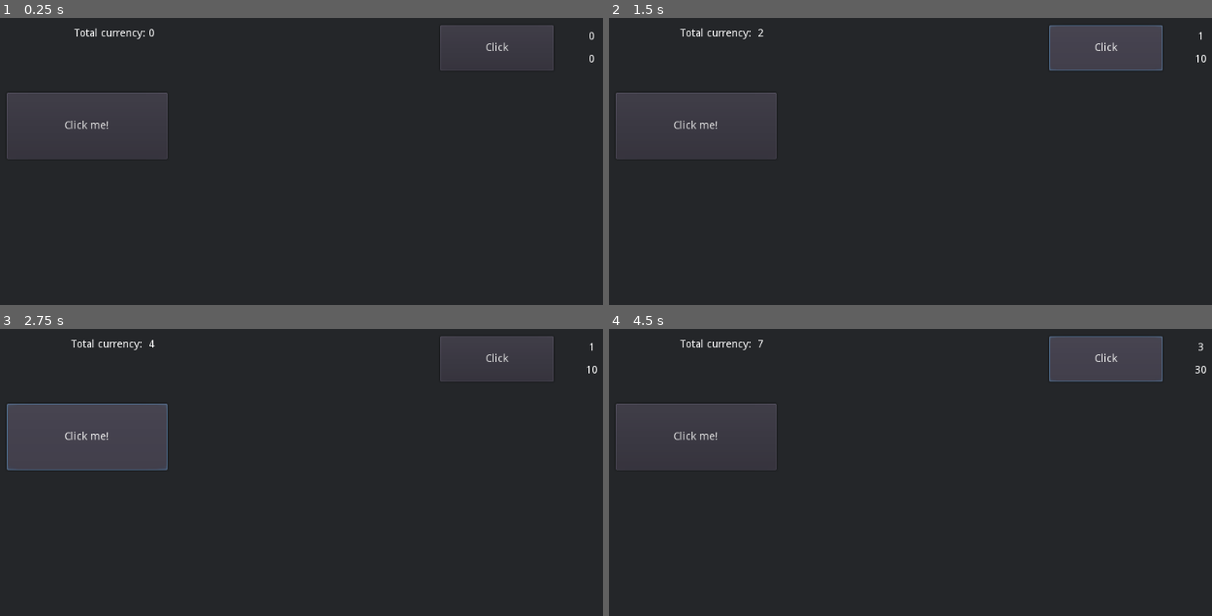
Above: before the commit, frames 1-4 (two rows, left to right).
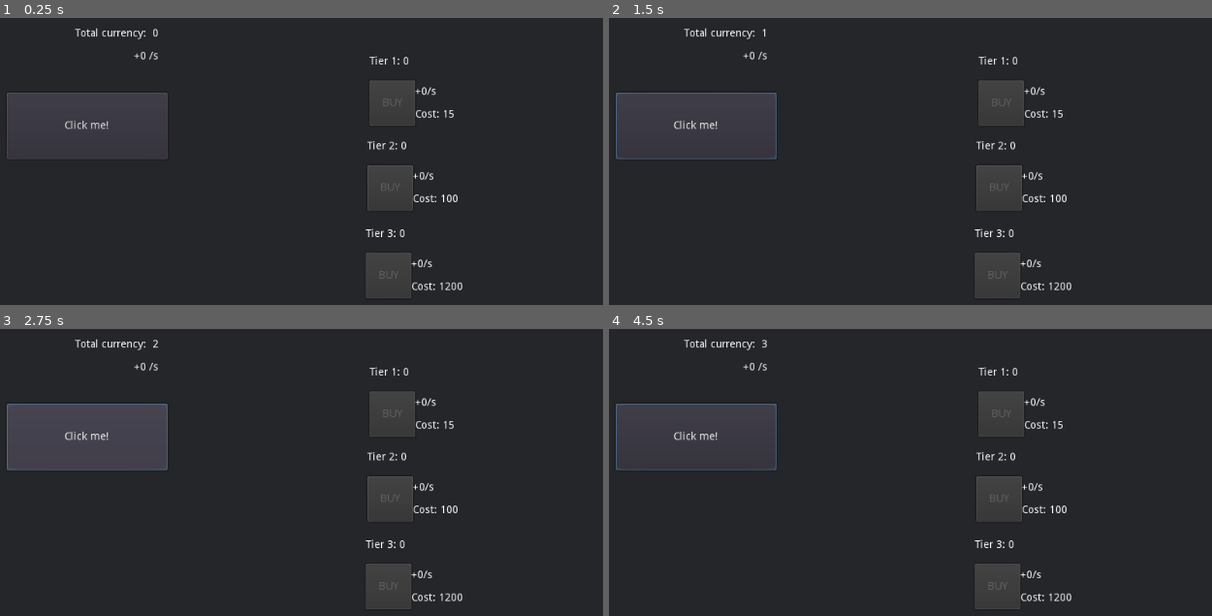
Above: after the commit, the same moments.

Repository: DeXoteric/Clicker_gd
Game: Godot game, scene res://src/MainScene.tscn
Same seed, same stepped clock (60 frames per second), same inputs: the game is played once before the commit and once after it.
Inputs (mouse positions are in pixels of both pictures, inside the frame that each line leads up to):
- Up to frame 1 (0.25 s): no input
- Up to frame 2 (1.5 s): click "Click me!" at 0.5 s; click (1103, 46) at 1.25 s, where only the run before the commit has a clickable "Click"
- Up to frame 3 (2.75 s): click "Click me!" at 2 s
- Up to frame 4 (4.5 s): click (1103, 357) at 2.75 s, where only the run before the commit has a clickable "Click"; click "Click me!" at 3.5 s; click (1103, 357) at 4.25 s, where only the run before the commit has a clickable "Click"

The runs differ from the first frame. In frame 1, 5.1% of the frame differs, in the area x 12-99%, y 2-98%; in frame 2, 6.5%; in frame 3, 5.1%; in frame 4, 6.5%, in the area x 1-100%, y 2-98%.

Commit message:
tier buy buttons v0.2

Diff:
--- a/Clicker/src/AmountLabel.gd
+++ /dev/null
@@ -1,5 +0,0 @@
-extends Label
-
-
-func _on_Tier_amount_changed(amount):
-	text = str(amount)
--- a/Clicker/src/CostLabel.gd
+++ /dev/null
@@ -1,5 +0,0 @@
-extends Label
-
-
-func _on_Tier_cost_changed(cost):
-	text = str(cost)
--- a/Clicker/src/MainScene.gd
+++ b/Clicker/src/MainScene.gd
@@ -1,8 +1,10 @@
 extends Control
 
 var total_currency : float = 0.0
-signal currency_changed(total_currency)
-
+var currency_increase_per_second : float = 0.0
+var tier1_currency_per_second : float = 0.0
+var tier2_currency_per_second : float = 0.0
+var tier3_currency_per_second : float = 0.0
 
 func _ready():
 	pass
@@ -14,9 +16,26 @@
 
 
 func _on_Timer_timeout():
-	total_currency += 1.0
+	total_currency += currency_increase_per_second / 10
 	update_currency()
 
 
 func update_currency():
-	emit_signal("currency_changed", total_currency)
+	currency_increase_per_second = tier1_currency_per_second + tier2_currency_per_second + tier3_currency_per_second
+	$TotalCurrencyDisplay.text = "Total currency: " + " " + str(stepify(total_currency, 0.01))
+	$CurrencyPerSecDisplay.text = "+" + str(currency_increase_per_second) + " /s"
+
+
+func _on_Tier1_current_currency_increase_changed(current_currency_increase):
+	tier1_currency_per_second = current_currency_increase
+	update_currency()
+
+
+func _on_Tier2_current_currency_increase_changed(current_currency_increase):
+	tier2_currency_per_second = current_currency_increase
+	update_currency()
+
+
+func _on_Tier3_current_currency_increase_changed(current_currency_increase):
+	tier3_currency_per_second = current_currency_increase
+	update_currency()
--- a/Clicker/src/MainScene.tscn
+++ b/Clicker/src/MainScene.tscn
@@ -1,7 +1,6 @@
-[gd_scene load_steps=4 format=2]
+[gd_scene load_steps=3 format=2]
 
 [ext_resource path="res://src/MainScene.gd" type="Script" id=1]
-[ext_resource path="res://src/TotalCurrencyDisplay.gd" type="Script" id=2]
 [ext_resource path="res://src/Tier.tscn" type="PackedScene" id=3]
 
 [node name="MainScene" type="Control"]
@@ -31,27 +30,61 @@
 }
 
 [node name="TotalCurrencyDisplay" type="Label" parent="."]
-margin_left = 106.0
-margin_top = 20.0
-margin_right = 295.0
-margin_bottom = 71.0
+margin_left = 100.0
+margin_top = 30.0
+margin_right = 300.0
+margin_bottom = 60.0
 text = "Total currency: 0"
 align = 2
 valign = 1
-script = ExtResource( 2 )
+__meta__ = {
+"_edit_use_anchors_": false
+}
+
+[node name="CurrencyPerSecDisplay" type="Label" parent="."]
+margin_left = 100.0
+margin_top = 60.0
+margin_right = 300.0
+margin_bottom = 90.0
+text = "+0 /s"
+align = 2
+valign = 1
 __meta__ = {
 "_edit_use_anchors_": false
 }
 
 [node name="Timer" type="Timer" parent="."]
+wait_time = 0.1
 autostart = true
 
-[node name="Tier" parent="." instance=ExtResource( 3 )]
-margin_left = 671.651
-margin_top = 34.2001
-margin_right = 921.651
-margin_bottom = 94.2001
-base_cost = 10.0
-[connection signal="currency_changed" from="." to="TotalCurrencyDisplay" method="_on_currency_change"]
+[node name="Tier1" parent="." instance=ExtResource( 3 )]
+margin_left = 578.651
+margin_top = 67.2001
+margin_right = 938.651
+margin_bottom = 167.2
+tier_name = "Tier 1"
+base_cost = 15.0
+base_currency_increase = 0.1
+
+[node name="Tier2" parent="." instance=ExtResource( 3 )]
+margin_left = 576.001
+margin_top = 179.0
+margin_right = 936.001
+margin_bottom = 279.0
+tier_name = "Tier 2"
+base_cost = 100.0
+base_currency_increase = 1.0
+
+[node name="Tier3" parent="." instance=ExtResource( 3 )]
+margin_left = 573.896
+margin_top = 294.79
+margin_right = 933.896
+margin_bottom = 394.79
+tier_name = "Tier 3"
+base_cost = 1200.0
+base_currency_increase = 6.0
 [connection signal="pressed" from="ClickerButton" to="." method="_on_ClickerButton_pressed"]
 [connection signal="timeout" from="Timer" to="." method="_on_Timer_timeout"]
+[connection signal="current_currency_increase_changed" from="Tier1" to="." method="_on_Tier1_current_currency_increase_changed"]
+[connection signal="current_currency_increase_changed" from="Tier2" to="." method="_on_Tier2_current_currency_increase_changed"]
+[connection signal="current_currency_increase_changed" from="Tier3" to="." method="_on_Tier3_current_currency_increase_changed"]
--- a/Clicker/src/Tier.gd
+++ b/Clicker/src/Tier.gd
@@ -1,25 +1,39 @@
 extends Control
 
+export var tier_name : String = ""
 export var base_cost : float = 0.0
+export var base_currency_increase : float = 0.0
 var amount : int = 0
 var cost : float = 0.0
-signal amount_changed(amount)
-signal cost_changed(cost)
+var current_currency_increase : float = 0
+const MULTIPLIER : float = 1.15
+signal current_currency_increase_changed(current_currency_increase)
 
 
 func _ready():
 	calculate_cost(amount, base_cost)
 
 
+func _process(_delta):
+	if get_parent().total_currency < cost:
+		$BuyButton.disabled = true
+	else:
+		$BuyButton.disabled = false
+
+
 func _on_BuyButton_pressed():
 	amount += 1
+	current_currency_increase += base_currency_increase
+	get_parent().total_currency -= cost
 	calculate_cost(amount, base_cost)
 
 
-func calculate_cost(amount, base_cost):
-	cost = amount * base_cost
-	update_amount_display()
+func calculate_cost(_amount, _base_cost):
+	cost = _base_cost * pow(MULTIPLIER, _amount)
+	update_labels()
 
-func update_amount_display():
-	emit_signal("amount_changed", amount)
-	emit_signal("cost_changed", cost)
+func update_labels():
+	$AmountLabel.text = tier_name + ": " + str(amount)
+	$CostLabel.text = "Cost: " + str(stepify(cost, 0.01))
+	$CurrencyIncreaseLabel.text = "+" + str(current_currency_increase) + "/s"
+	emit_signal("current_currency_increase_changed", current_currency_increase)
--- a/Clicker/src/Tier.tscn
+++ b/Clicker/src/Tier.tscn
@@ -1,12 +1,10 @@
-[gd_scene load_steps=4 format=2]
+[gd_scene load_steps=2 format=2]
 
 [ext_resource path="res://src/Tier.gd" type="Script" id=1]
-[ext_resource path="res://src/AmountLabel.gd" type="Script" id=2]
-[ext_resource path="res://src/CostLabel.gd" type="Script" id=3]
 
 [node name="Tier" type="Control"]
-margin_right = 250.0
-margin_bottom = 60.0
+margin_right = 360.0
+margin_bottom = 100.0
 script = ExtResource( 1 )
 __meta__ = {
 "_edit_group_": true,
@@ -14,37 +12,42 @@
 }
 
 [node name="BuyButton" type="Button" parent="."]
-margin_right = 150.0
-margin_bottom = 60.0
-text = "Click"
+margin_top = 40.0
+margin_right = 60.0
+margin_bottom = 100.0
+text = "BUY"
 __meta__ = {
 "_edit_use_anchors_": false
 }
 
 [node name="AmountLabel" type="Label" parent="."]
-margin_left = 150.0
-margin_right = 250.0
+margin_right = 360.0
 margin_bottom = 30.0
-text = "Amount"
-align = 1
+text = "Item number 1: amount"
 valign = 1
-script = ExtResource( 2 )
+__meta__ = {
+"_edit_use_anchors_": false
+}
+
+[node name="CurrencyIncreaseLabel" type="Label" parent="."]
+margin_left = 60.0
+margin_top = 40.0
+margin_right = 360.0
+margin_bottom = 70.0
+text = "Currency"
+valign = 1
 __meta__ = {
 "_edit_use_anchors_": false
 }
 
 [node name="CostLabel" type="Label" parent="."]
-margin_left = 150.0
-margin_top = 30.0
-margin_right = 250.0
-margin_bottom = 60.0
+margin_left = 60.0
+margin_top = 70.0
+margin_right = 360.0
+margin_bottom = 100.0
 text = "Cost"
-align = 1
 valign = 1
-script = ExtResource( 3 )
 __meta__ = {
 "_edit_use_anchors_": false
 }
-[connection signal="amount_changed" from="." to="AmountLabel" method="_on_Tier_amount_changed"]
-[connection signal="cost_changed" from="." to="CostLabel" method="_on_Tier_cost_changed"]
 [connection signal="pressed" from="BuyButton" to="." method="_on_BuyButton_pressed"]
--- a/Clicker/src/TotalCurrencyDisplay.gd
+++ /dev/null
@@ -1,5 +0,0 @@
-extends Label
-
-
-func _on_currency_change(currency):
-	text = 'Total currency: ' + ' ' + str(currency)
